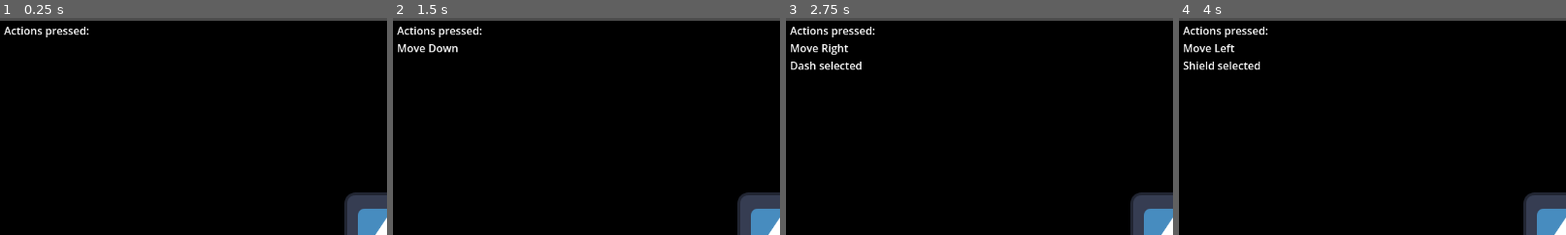
Above: before the commit, frames 1-4 (left to right).
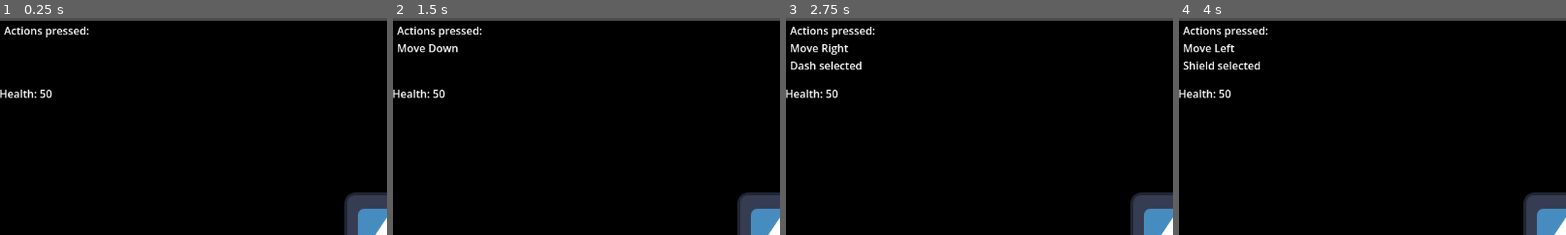
Above: after the commit, the same moments.

Repository: Rhyslan/GuitarBoard_Game
Game: Godot game, scene res://scenes/test/test.tscn
Two runs of this game, one before a commit and one after it. Both use one fixed random seed, a clock stepped at 60 frames per second and the inputs below. The engine's default icon, where the game draws it, is replaced by a stand-in: a white triangle on a blue panel in a dark square.
Inputs:
- Up to frame 1 (0.25 s): no input
- Up to frame 2 (1.5 s): tap Enter at 0.5 s; hold D (Right) 0.53-1.28 s; hold Left (Attack) 0.53-1.28 s; tap Space (Jump) at 0.77, 1.25 s; hold S (Down) from 1.28 s (still down); tap 2 (Beam) at 1.35 s
- Up to frame 3 (2.75 s): tap Space (Jump) at 1.52 s; tap Enter at 2 s; release S (Down) at 2.03 s; hold D (Right) from 2.03 s (still down); hold 4 (Dash) from 2.03 s (still down)
- Up to frame 4 (4 s): tap Space (Jump) at 2.75, 3.02, 3.77 s; release D (Right) at 2.78 s; release 4 (Dash) at 2.78 s; hold W (Up) 2.78-3.53 s; tap 1 (Gun) at 2.85 s; tap Enter at 3.5 s; hold A (Left) from 3.53 s (still down); hold 5 (Shield) from 3.53 s (still down)
The pictures show only the part of the screen within x 0-50%, y 0-50%; the shares and areas given below are measured in that part.

The runs differ from the first frame. In frame 1, 0.3% of the frame differs, in the area x 0-14%, y 33-38%; in frame 2, 0.3%; in frame 3, 0.3%; in frame 4, 0.3%.

Commit message:
added health

Diff:
--- a/guitar-board/entities/player/player.gd
+++ b/guitar-board/entities/player/player.gd
@@ -15,6 +15,9 @@
 	var input_dir = Input.get_vector("Left", "Right", "Up", "Down")
 	velocity = input_dir * speed
 
+func get_hit():
+	health-=2
+
 
 func _physics_process(delta: float) -> void:
 	get_input()
--- a/guitar-board/scenes/test/test.gd
+++ b/guitar-board/scenes/test/test.gd
@@ -1,6 +1,7 @@
 extends Node2D
 
 var input_list = "Actions pressed:\n"
+@onready var player = get_node("/root/Test/Player")
 
 # Called when the node enters the scene tree for the first time.
 func _ready() -> void:
@@ -38,6 +39,7 @@
 		input_list += "Reloading\n"
 
 	$CanvasLayer/UI/Label.text = input_list
+	$CanvasLayer/UI/Health.text = "Health: " + str(player.health)
 
 	# spawn path follows the player
 	# spawning always out of view
--- a/guitar-board/scenes/test/test.tscn
+++ b/guitar-board/scenes/test/test.tscn
@@ -59,6 +59,14 @@
 grow_horizontal = 2
 grow_vertical = 2
 
+[node name="Health" type="Label" parent="CanvasLayer/UI" unique_id=419913043]
+layout_mode = 0
+offset_left = -1.0
+offset_top = 101.0
+offset_right = 51.0
+offset_bottom = 124.0
+text = "Health"
+
 [node name="Timer" type="Timer" parent="." unique_id=1950464140]
 wait_time = 2.0
 autostart = true
